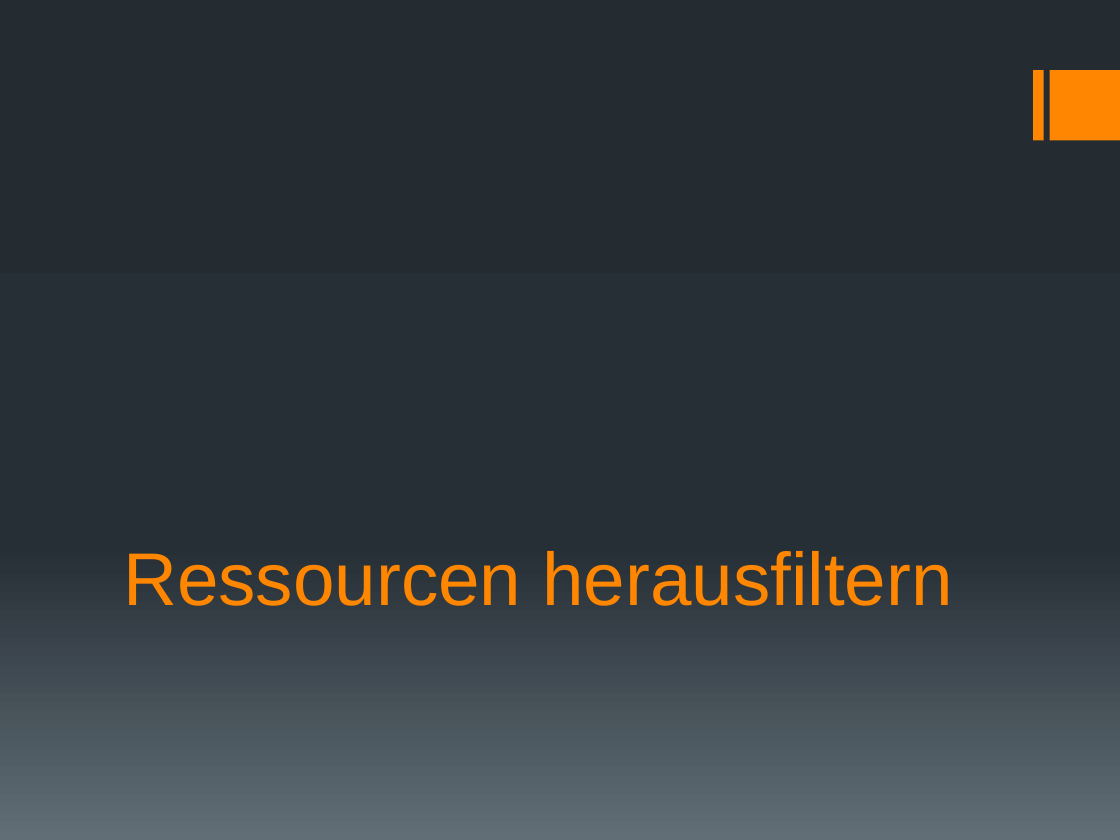
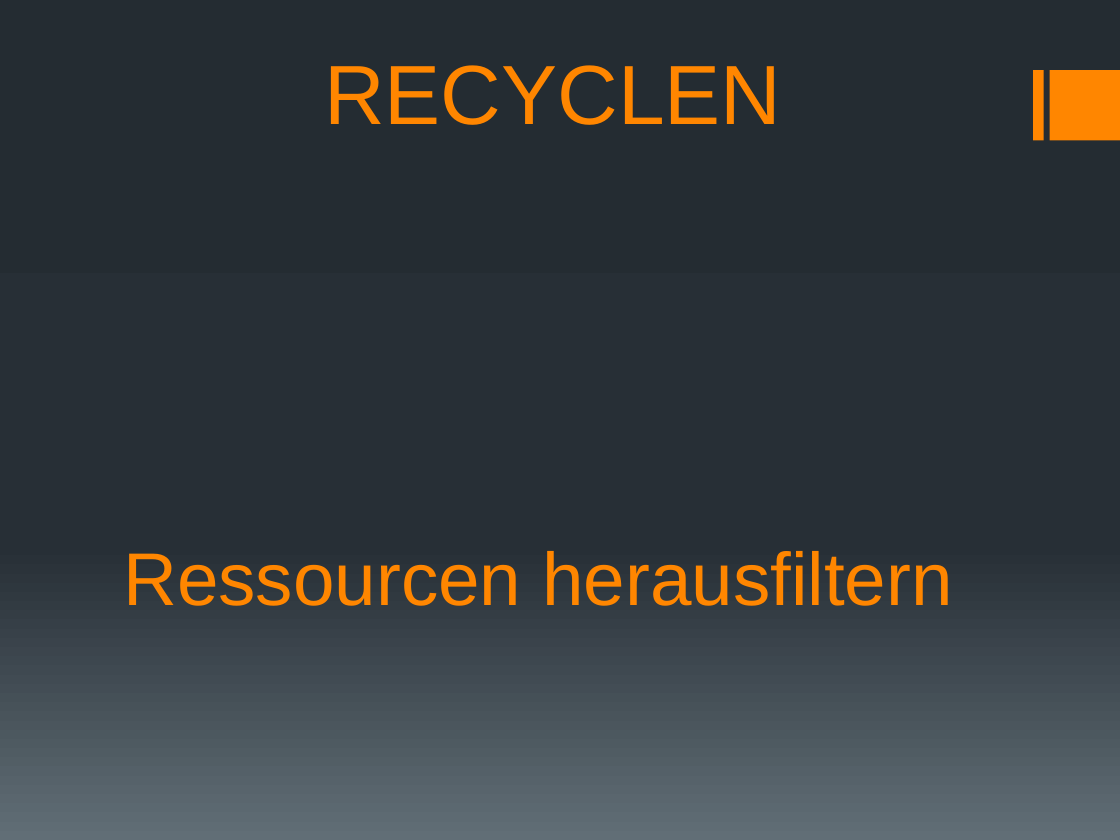
Before and after one commit to GymWenFLL/tpp_presentation, a slide deck: slide 6 of Gesamtpräsentation.pptx (slide 4 before the commit). Drawn at 1120x840 pixels with LibreOffice and Linux fonts; fonts in the diff are those of the drawing. Boxes give left, top, right and bottom in pixels: in the first picture for what was removed or moved away, otherwise in the second. Text is boxed around its words. In the diff, an @@ line names an element or a change of style, - is before the commit and + after.

```diff
--- a/Gesamtpräsentation.pptx
+++ b/Gesamtpräsentation.pptx
@@ text added at [324, 65, 781, 125], 54 pt, text #FF8600 @@
+RECYCLEN
```
Also in this commit, not shown: 9 other slides changed, 12 slides added, 8 slides removed, 2 other files.
